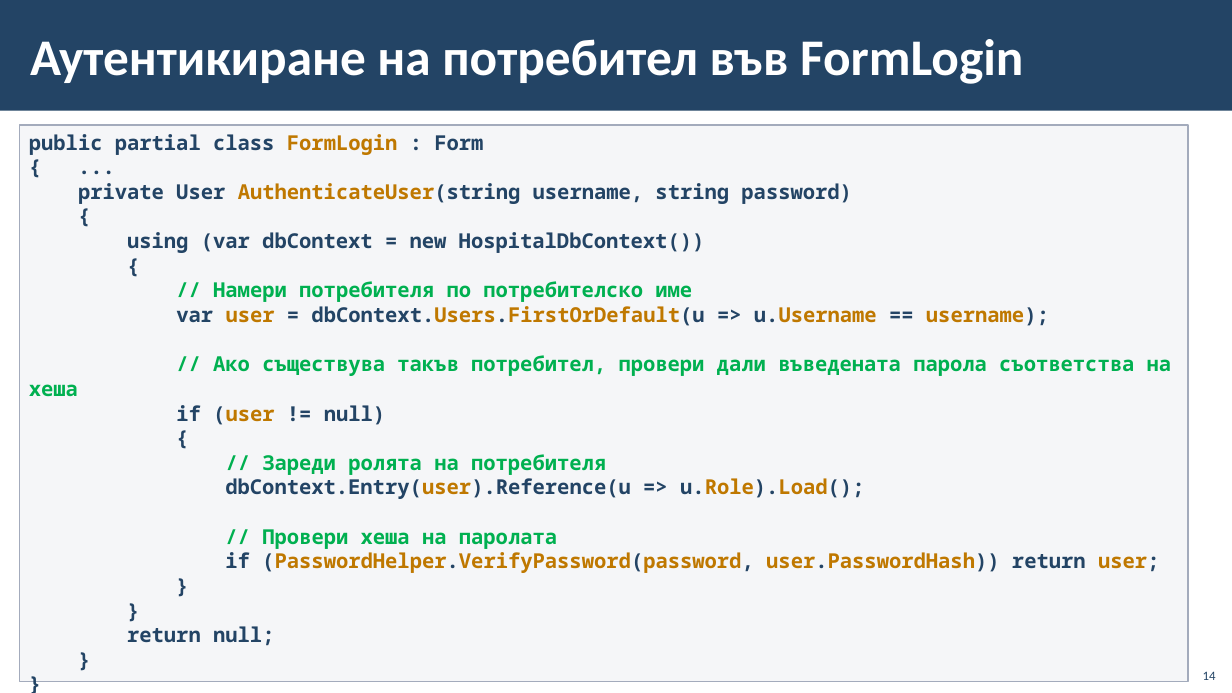
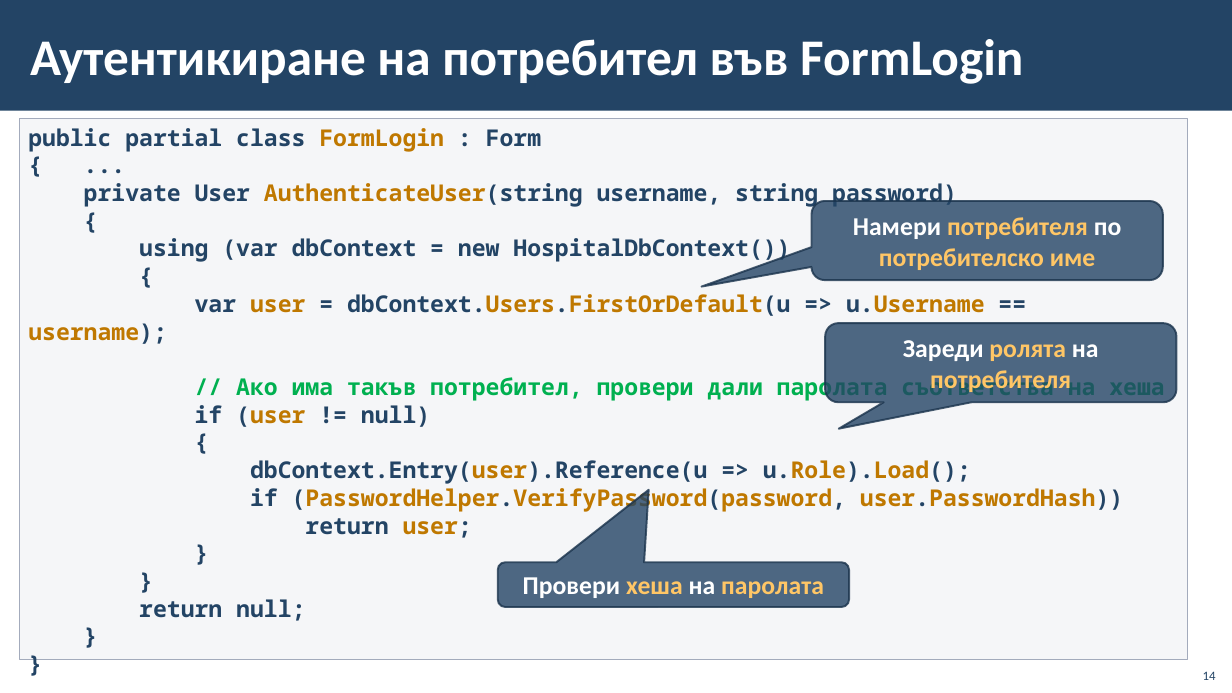
Before and after one commit to BG-IT-Edu/School-Programming, a slide deck: slide 14 of Courses/Software-Sciences/Module-4-Information-Systems-New/12-Implementation-of-Information-System/12-Implementation-of-Information-System-First-Part.pptx. Drawn at 1232x693 pixels with LibreOffice and Linux fonts; fonts in the diff are those of the drawing; background and template pictures are left out. Boxes give left, top, right and bottom in pixels: in the first picture for what was removed or moved away, otherwise in the second. Text is boxed around its words. In the diff, an @@ line names an element or a change of style, - is before the commit and + after.

```diff
--- a/Courses/Software-Sciences/Module-4-Information-Systems-New/12-Implementation-of-Information-System/12-Implementation-of-Information-System-First-Part.pptx
+++ b/Courses/Software-Sciences/Module-4-Information-Systems-New/12-Implementation-of-Information-System/12-Implementation-of-Information-System-First-Part.pptx
@@ rectangle "public partial class FormLogin : ...": place and size @@
-rectangle "public partial class FormLogin : ..." at box(19, 125, 1189, 681)
+rectangle "public partial class FormLogin : ..." at box(19, 118, 1189, 660)
@@ text in rectangle at box(28, 128, 985, 621): size 16 to 18 pt in "public partial class FormLogin : Form", "{ ...", "private User AuthenticateUser(string username, string passwo ...", "{" and 10 more places @@
@@ rounded speech box added at box(811, 201, 1163, 281), fill #234465 at 80% opacity, outline #1A334C 1.5 pt, 20 pt, text #FFC666, bold @@
+Намери потребителя по потребителско име
@@ text in rectangle at box(213, 281, 692, 302): paragraph removed @@
-// Намери потребителя по потребителско име
@@ rounded speech box added at box(825, 323, 1177, 403), fill #234465 at 80% opacity, outline #1A334C 1.5 pt, 20 pt, text #FFC666, bold @@
+Зареди ролята на потребителя
@@ text in rectangle at box(236, 374, 1053, 401): text changed; size 16 to 18 pt @@
-// Ако съществува такъв потребител, провери дали въведената парола съответства на хеша
+// Ако има такъв потребител, провери дали паролата съответства на хеша
@@ text in rectangle at box(250, 460, 1123, 538): text changed; size 16 to 18 pt @@
-// Зареди ролята на потребителя
-dbContext.Entry(user).Reference(u => u.Role).Load();
-// Провери хеша на паролата
-if (PasswordHelper.VerifyPassword(password, user.PasswordHash)) return user;
+dbContext.Entry(user).Reference(u => u.Role).Load();
+if (PasswordHelper.VerifyPassword(password, user.PasswordHash))
+return user;
@@ rounded speech box added at box(498, 563, 849, 607), fill #234465 at 80% opacity, outline #1A334C 1.5 pt, 20 pt, text #FFC666, bold @@
+Провери хеша на паролата
```
Also in this commit, not shown: 12 other slides changed, 1 slide added.
